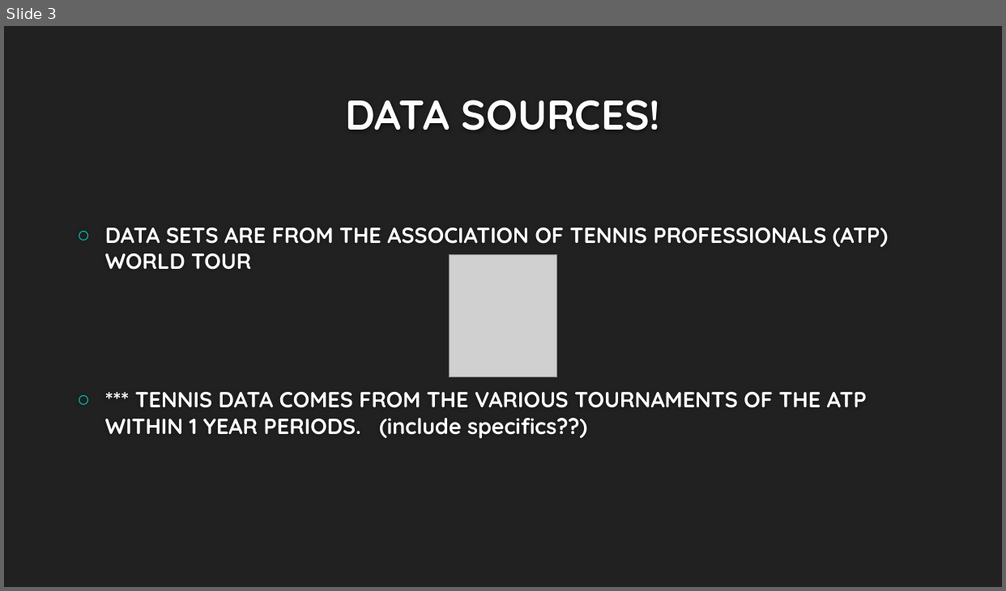
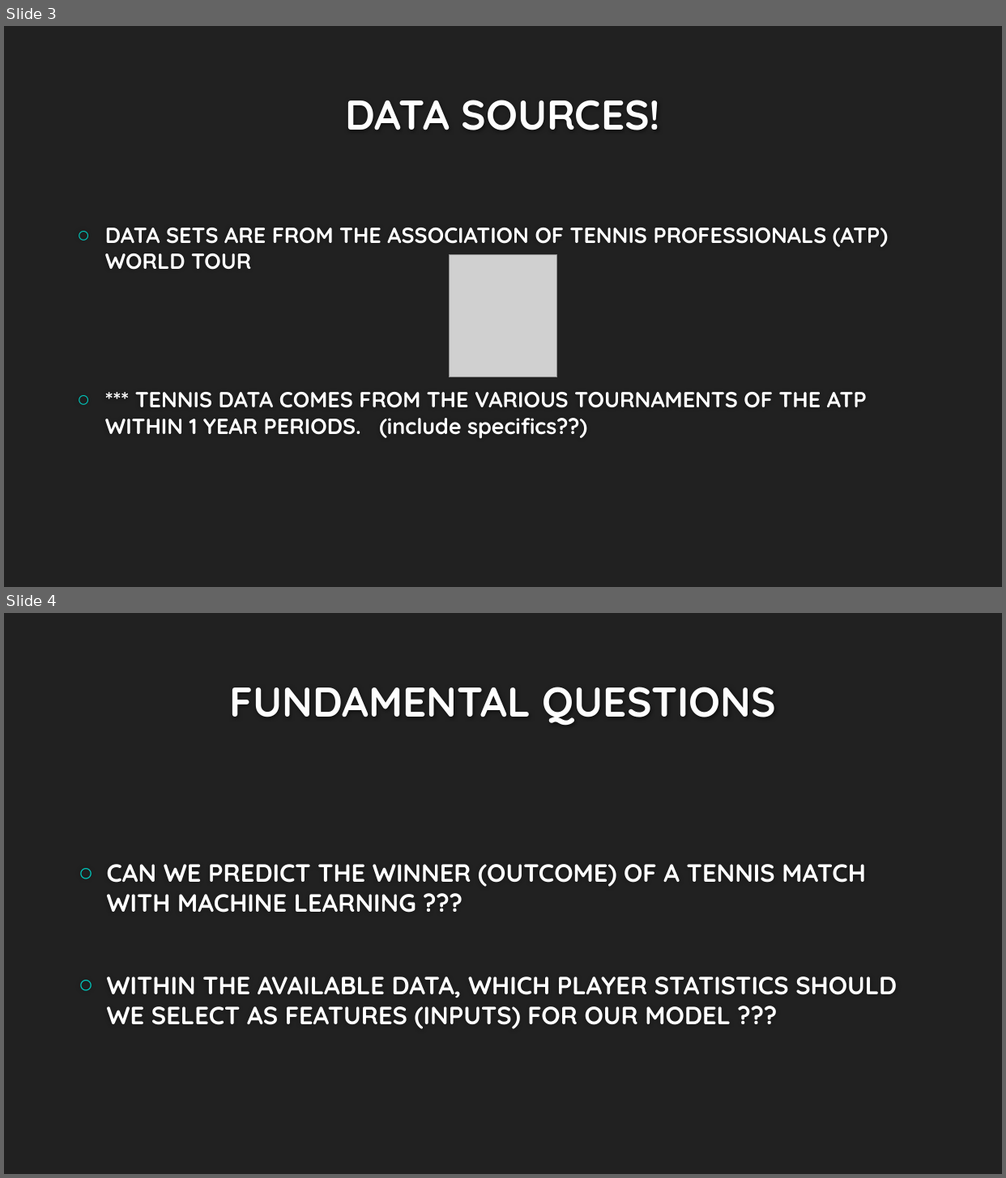
Before and after one commit to APK500/project-three, a slide deck: UNABLE LARKS! – PREDICTING TENNIS.pptx. Shown one above the other, each under a label of ours: slide 3 before the commit, slides 3 and 4 after it. The pictures are 1006x591 and 1006x1178 pixels, drawn with LibreOffice and Linux fonts; fonts in the diff are those of the drawing; grey boxes stand for pictures; background and template pictures are left out. Boxes give left, top, right and bottom in pixels: in the first picture for what was removed or moved away, otherwise in the second. Text is boxed around its words. In the diff, an @@ line names an element or a change of style, - is before the commit and + after.

```diff
--- a/UNABLE LARKS! – PREDICTING TENNIS.pptx
+++ b/UNABLE LARKS! – PREDICTING TENNIS.pptx
@@ slide 4 added at [4, 613, 1002, 1174], background #212121 @@
@@ title added at [230, 687, 776, 726], 40 pt, text #FEFEFE, bold @@
+FUNDAMENTAL QUESTIONS
@@ text added at [107, 864, 897, 1029], 24 pt, text #FFFFFF, bold @@
+○ CAN WE PREDICT THE WINNER (OUTCOME) OF A TENNIS MATCH WITH MACHINE LEARNING ???
+○ WITHIN THE AVAILABLE DATA, WHICH PLAYER STATISTICS SHOULD WE SELECT AS FEATURES (INPUTS) FOR OUR MODEL ???
```
Also in this commit, not shown: 1 slide changed, 9 other slides added, 8 other files.
